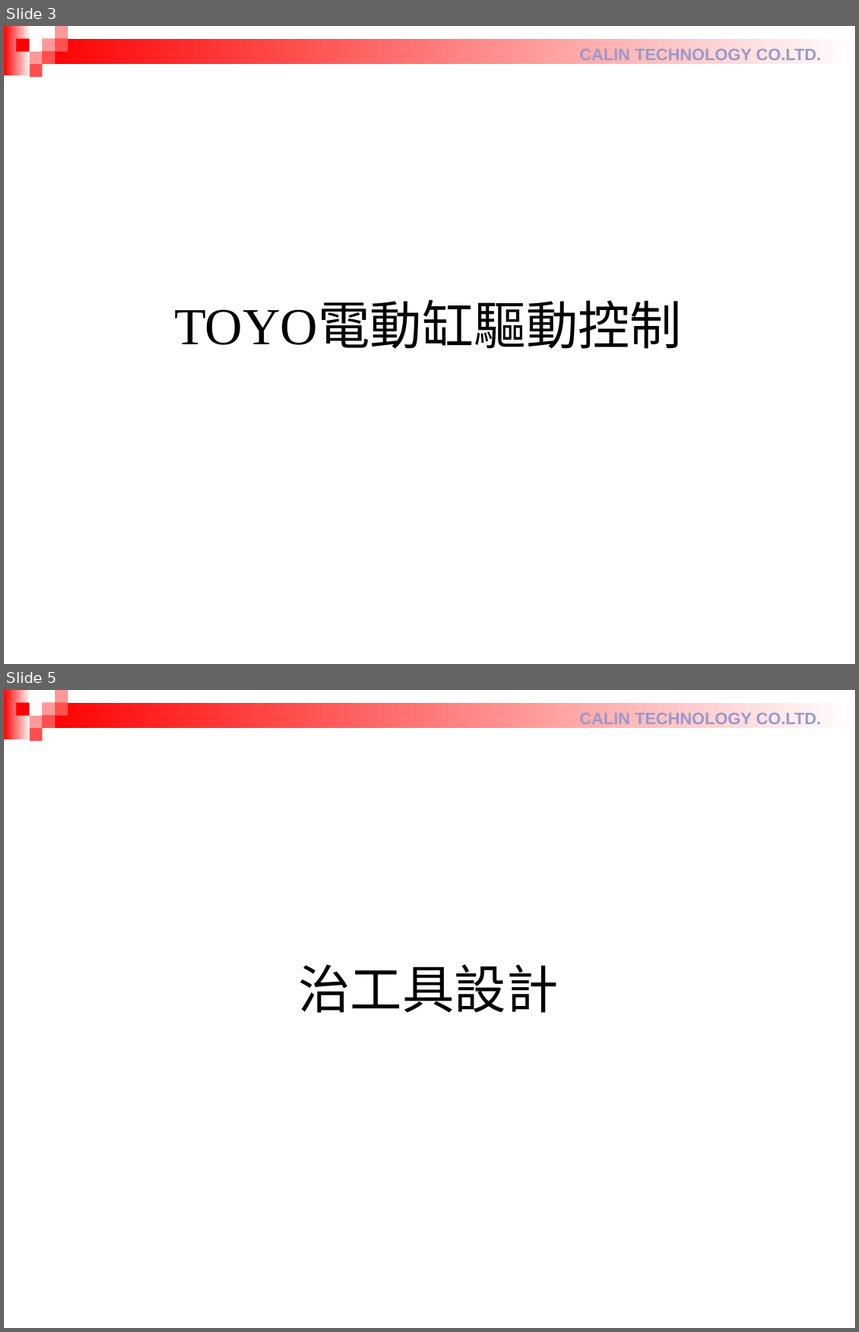
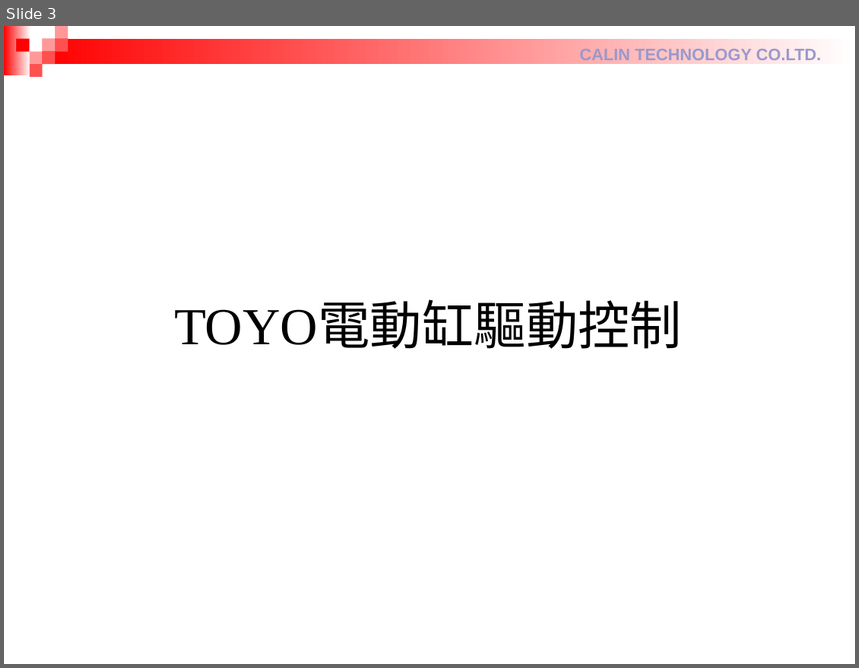
Before and after one commit to RaphWu/DataExchange, a slide deck: 設備部週報_吳仁中 20250827.pptx. Shown one above the other, each under a label of ours: slides 3 and 5 before the commit, slide 3 after it; the slides between them are not shown. The pictures are 859x1332 and 859x668 pixels, drawn with LibreOffice and Linux fonts; fonts in the diff are those of the drawing. Boxes give left, top, right and bottom in pixels: in the first picture for what was removed or moved away, otherwise in the second. Text is boxed around its words. In the diff, an @@ line names an element or a change of style, - is before the commit and + after.

```diff
--- a/設備部週報_吳仁中 20250827.pptx
+++ b/設備部週報_吳仁中 20250827.pptx
@@ slide 5 removed at [4, 690, 855, 1328], background #FFFFFF; not listed: 10 template elements that a slide beside it also shows @@
@@ text removed at [298, 964, 558, 1013] @@
-治工具設計
```
Also in this commit, not shown: 11 slides added, 2 other slides removed.
